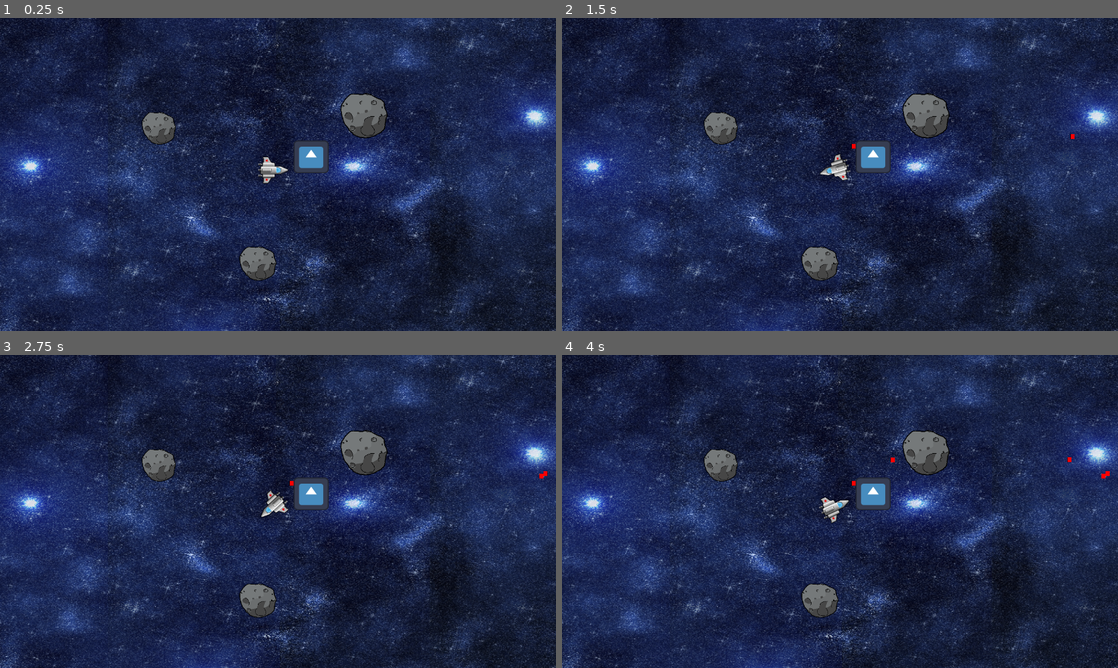
Above: before the commit, frames 1-4 (two rows, left to right).
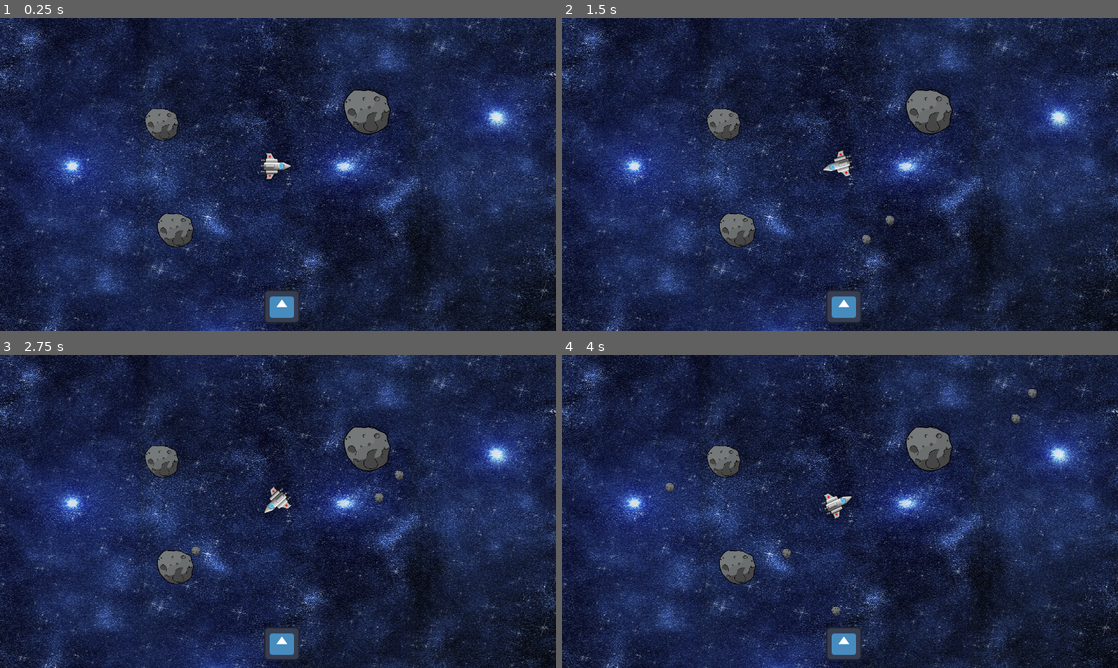
Above: after the commit, the same moments.

Repository: BenjaminLe1/obstacle-battle
Game: Godot game, scene res://world.tscn
Same seed, same stepped clock (60 frames per second), same inputs: the game is played once before the commit and once after it. The engine's default icon, where the game draws it, is replaced by a stand-in: a white triangle on a blue panel in a dark square.
Inputs (mouse positions are in pixels of both pictures, inside the frame that each line leads up to):
- Up to frame 1 (0.25 s): no input
- Up to frame 2 (1.5 s): tap Enter (ui_accept) at 0.5, 0.77 s; move the mouse to (962, 158) at 0.52 s; hold Right (ui_right) from 0.53 s (still down); move the mouse to (728, 190) at 1.27 s
- Up to frame 3 (2.75 s): tap Enter (ui_accept) at 1.52 s; move the mouse to (333, 442) at 2.02 s; release Right (ui_right) at 2.03 s; hold Left (ui_left) from 2.03 s (still down)
- Up to frame 4 (4 s): move the mouse to (812, 574) at 2.77 s; release Left (ui_left) at 2.78 s; hold Right (ui_right) from 2.78 s (still down); tap Enter (ui_accept) at 3.02, 3.77 s; move the mouse to (1006, 558) at 3.52 s

The runs differ from the first frame. In frame 1, 32% of the frame differs, in the area x 0-100%, y 0-100%; in frame 2, 32%; in frame 3, 32%; in frame 4, 33%.

Commit message:
obstacle shooting

Diff:
--- a/obstacle.gd
+++ b/obstacle.gd
@@ -1,10 +1,8 @@
 extends CharacterBody2D
 
+func _physics_process(delta):
+	var collision_info = move_and_collide(velocity * delta)
 
-var vel = Vector2(1,0)
-
-var speed = 300
-
-func _physics_process(delta):
-
-	var collision_info = move_and_collide(vel.normalized() * delta * speed)
+	if collision_info:
+		# Handle collision if needed
+		queue_free()  # Destroy the obstacle on collision
--- a/obstacle.tscn
+++ b/obstacle.tscn
@@ -1,21 +1,19 @@
 [gd_scene load_steps=4 format=3 uid="uid://ceti2fdwft873"]
 
 [ext_resource type="Script" path="res://obstacle.gd" id="1_glh0s"]
-[ext_resource type="Texture2D" uid="uid://x7d5taxhlpew" path="res://testobstaclered.svg" id="1_ri30a"]
+[ext_resource type="Texture2D" uid="uid://cbo2j5aqe2fwh" path="res://meteor3.png" id="2_1i2dg"]
 
 [sub_resource type="RectangleShape2D" id="RectangleShape2D_x7t1a"]
 size = Vector2(9.5, 11)
 
-[node name="Node2D" type="Node2D"]
-
-[node name="CharacterBody2D" type="CharacterBody2D" parent="."]
+[node name="CharacterBody2D" type="CharacterBody2D"]
 script = ExtResource("1_glh0s")
 
-[node name="CollisionShape2D" type="CollisionShape2D" parent="CharacterBody2D"]
+[node name="CollisionShape2D" type="CollisionShape2D" parent="."]
 position = Vector2(-31, -16)
 shape = SubResource("RectangleShape2D_x7t1a")
 
-[node name="Sprite2D" type="Sprite2D" parent="CharacterBody2D"]
+[node name="Sprite2D" type="Sprite2D" parent="."]
 position = Vector2(-30.9531, -16.0107)
 scale = Vector2(0.0347654, 0.0400537)
-texture = ExtResource("1_ri30a")
+texture = ExtResource("2_1i2dg")
--- a/world.tscn
+++ b/world.tscn
@@ -14,7 +14,8 @@
 [sub_resource type="GDScript" id="GDScript_qlby5"]
 script/source = "extends CharacterBody2D
 
-const obstaclePath = preload(\"res://obstacle.tscn\")
+const ObstaclePath = preload(\"res://obstacle.tscn\")
+var obstacle_speed = 400  # Adjust this value to change the speed of the projectile
 
 func _process(delta):
 	if Input.is_action_just_pressed(\"ui_accept\"):
@@ -23,27 +24,28 @@
 	$Node2D.look_at(get_global_mouse_position())
 
 func shoot():
-	var obstacle = obstaclePath.instantiate()
+	var obstacle = ObstaclePath.instantiate()
 
 	get_parent().add_child(obstacle)
 
 	obstacle.position = $Node2D/Marker2D.global_position
 
-	#var direction = (get_global_mouse_position() - obstacle.position).normalized()
-	#var speed = 200
-	#obstacle.velocity = direction*speed
+	# Calculate direction from the obstacle towards the mouse
+	var direction = (get_global_mouse_position() - obstacle.position).normalized()
+	var speed = 200
+	obstacle.velocity = direction*speed
 
 "
 
 [sub_resource type="RectangleShape2D" id="RectangleShape2D_pp0fg"]
-size = Vector2(81, 78.5)
+size = Vector2(76, 73)
 
 [node name="world" type="Node2D"]
 
 [node name="TextureRect" type="TextureRect" parent="."]
-offset_left = -131.0
-offset_top = -154.0
-offset_right = 1412.0
+offset_left = -9.0
+offset_top = -137.0
+offset_right = 1289.0
 offset_bottom = 887.0
 texture = ExtResource("1_8m3x3")
 
@@ -77,26 +79,26 @@
 scale = Vector2(0.182857, 0.185714)
 
 [node name="Sprite2D3" parent="." instance=ExtResource("2_r7unl")]
-position = Vector2(597, 563)
+position = Vector2(400, 495)
 scale = Vector2(0.144286, 0.141428)
 
 [node name="player2" type="CharacterBody2D" parent="."]
 script = SubResource("GDScript_qlby5")
 
 [node name="CollisionShape2D" type="CollisionShape2D" parent="player2"]
-position = Vector2(721.5, 319.75)
+position = Vector2(644, 674)
 shape = SubResource("RectangleShape2D_pp0fg")
 
 [node name="Sprite2D" type="Sprite2D" parent="player2"]
-position = Vector2(721.375, 320.375)
+position = Vector2(647, 674)
 scale = Vector2(0.634766, 0.587891)
 texture = ExtResource("2_3y5vq")
 
 [node name="Node2D" type="Node2D" parent="player2"]
-position = Vector2(822, 317)
+position = Vector2(645, 609)
 
 [node name="Marker2D" type="Marker2D" parent="player2/Node2D"]
-position = Vector2(-103, 3)
+position = Vector2(-28, 11)
 
 [node name="Camera2D" type="Camera2D" parent="."]
-position = Vector2(645, 361)
+position = Vector2(638, 370)
Not shown: 1 places in world.tscn that only renumber resources
